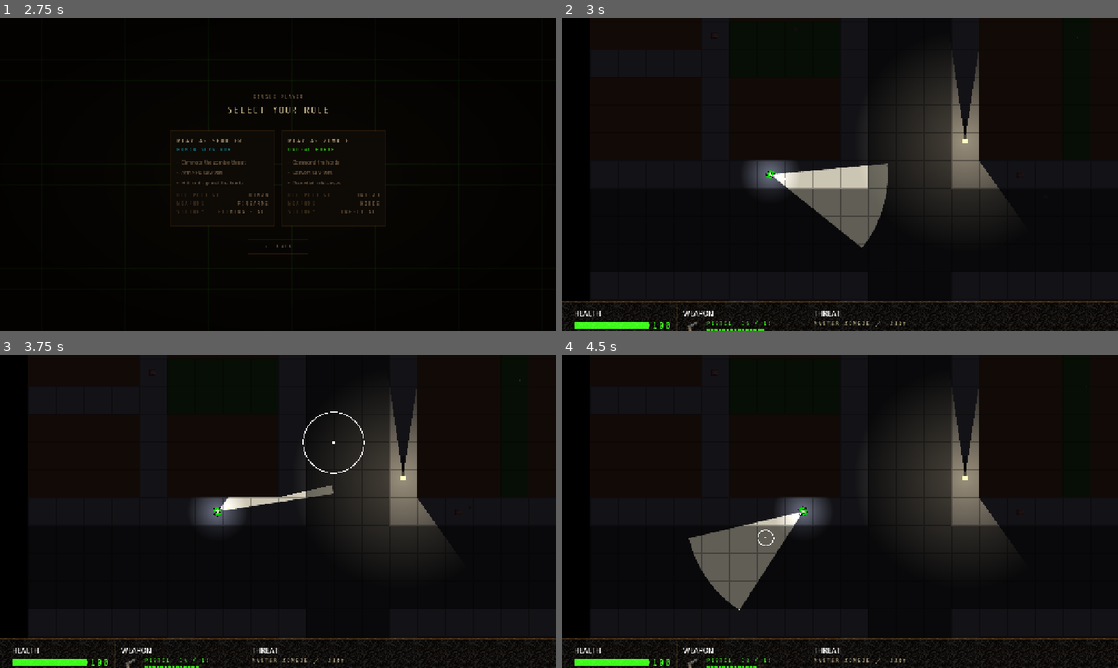
Above: before the commit, frames 1-4 (two rows, left to right).
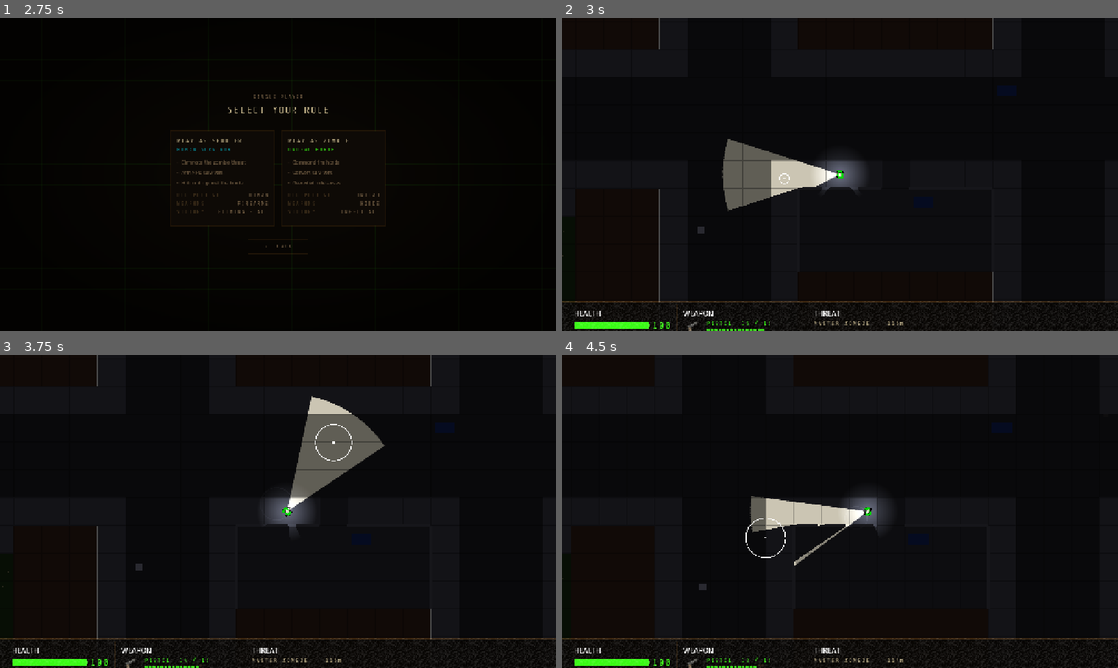
Above: after the commit, the same moments.

Repository: MKBSP/Zombie-game
Game: Godot game, scene res://scenes/ui/loading_screen.tscn
The game is run twice, just before and just after one commit, with the same random seed, the same clock (stepped at 60 frames per second) and the same inputs.
Inputs (mouse positions are in pixels of both pictures, inside the frame that each line leads up to):
- Up to frame 1 (2.75 s): tap Enter (ui_accept) at 0.5, 0.77, 1.25 s; move the mouse to (400, 158) at 0.52 s; hold D (move_right) 0.53-1.25 s; hold Down (cam_down) 0.53-1.25 s; click (400, 158) at 0.67 s; drag from (166, 190) to (250, 237) at 1.27 s; click "›" at 2 s
- Up to frame 2 (3 s): click (784, 177) at 2.75 s
- Up to frame 3 (3.75 s): tap Enter (ui_accept) at 3.5 s; move the mouse to (333, 442) at 3.52 s; hold D (move_right) from 3.53 s (still down); hold Right (cam_right) from 3.53 s (still down)
- Up to frame 4 (4.5 s): release D (move_right) at 4.25 s; release Right (cam_right) at 4.25 s; drag from (812, 574) to (673, 464) at 4.27 s

Frame 1 is identical in both runs. In frame 2, 9.8% of the frame differs, in the area x 0-93%, y 0-99%; in frame 3, 8.8%; in frame 4, 9.5%.

Commit message:
disabled the dumpsters and lightpost

Diff:
--- a/scripts/balance.gd
+++ b/scripts/balance.gd
@@ -272,6 +272,9 @@
 # --- Ambient life: lightposts, burning dumpster, critters, grass -----------
 const AMBIENT_LIFE := {
 	lightpost_count = 3,
+	# Temporarily off — code/assets stay in place, just not spawned/active.
+	lightposts_enabled = false,
+	dumpster_fire_enabled = false,
 	static_light = {
 		radius_tiles = 4.0,          # ~ a Fat/Master zombie's vision range
 		light_tex_size = 256,
--- a/scripts/prop_scatter.gd
+++ b/scripts/prop_scatter.gd
@@ -241,7 +241,7 @@
 
 ## Scatters lightposts on sidewalk tiles that border the street, facing the road.
 func _scatter_lightposts() -> void:
-	if lightpost_scene == null:
+	if lightpost_scene == null or not Balance.AMBIENT_LIFE.lightposts_enabled:
 		return
 	var tiles := _get_lightpost_tiles()
 	tiles.shuffle()
--- a/scripts/props/static_light_source.gd
+++ b/scripts/props/static_light_source.gd
@@ -18,6 +18,15 @@
 
 
 func _ready() -> void:
+	# Temporarily off — code/assets stay in place, just not spawned/active.
+	var enabled: bool = (
+		Balance.AMBIENT_LIFE.dumpster_fire_enabled if flicker
+		else Balance.AMBIENT_LIFE.lightposts_enabled
+	)
+	if not enabled:
+		set_process(false)
+		return
+
 	var b: Dictionary = Balance.AMBIENT_LIFE.static_light
 	radius_px = b.radius_tiles * 64.0
 	_base_energy = b.flicker_energy if flicker else b.steady_energy
